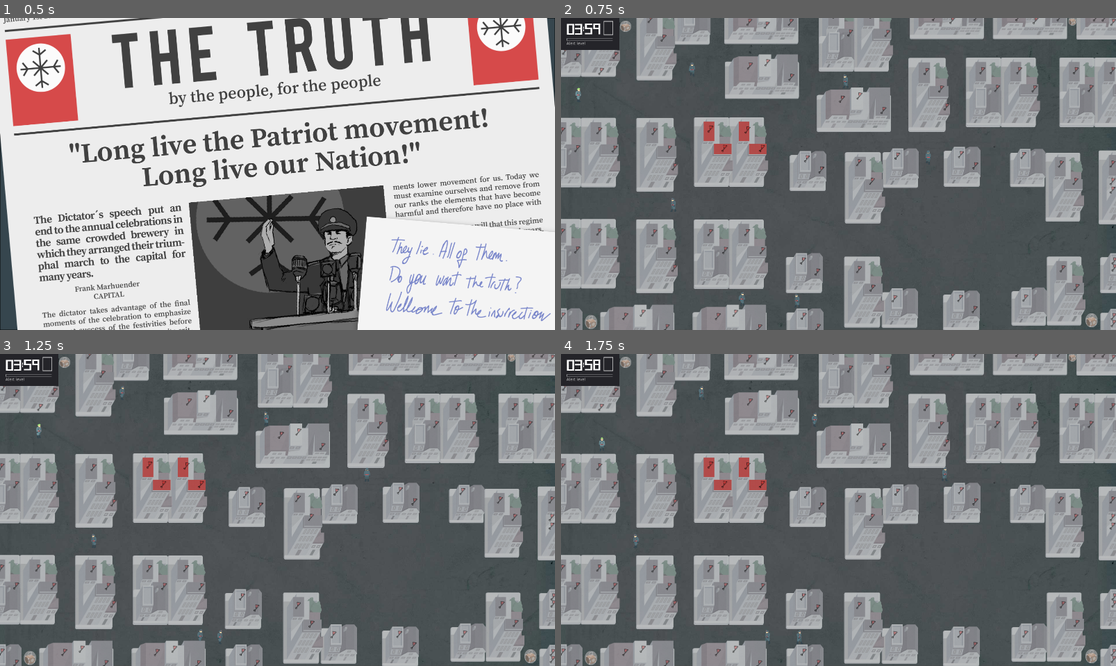
Above: before the commit, frames 1-4 (two rows, left to right).
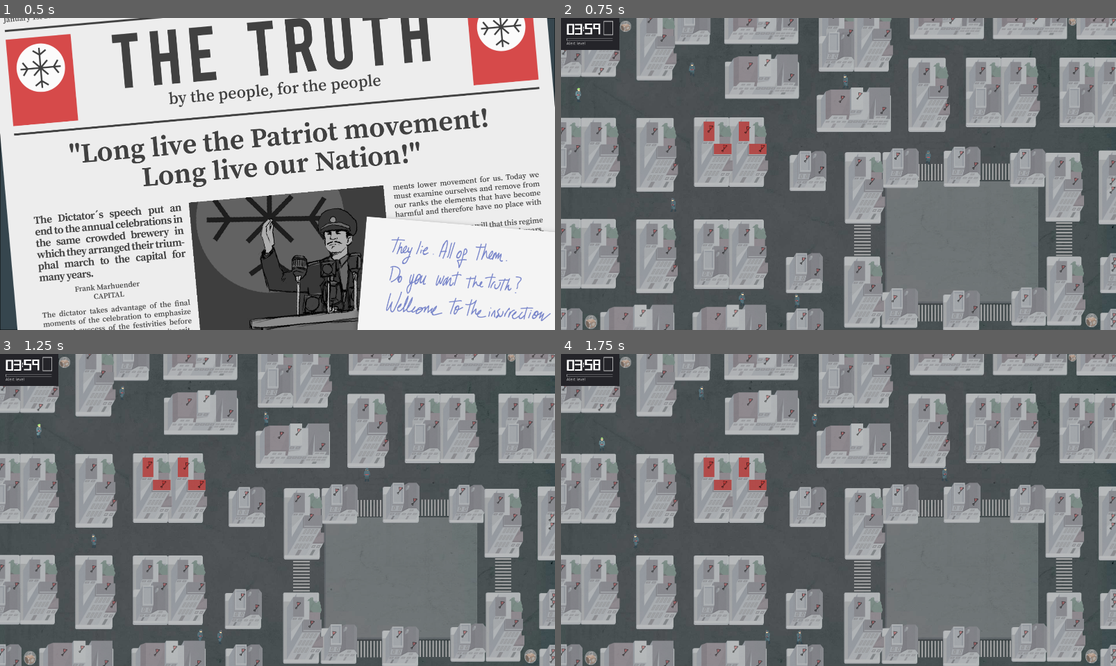
Above: after the commit, the same moments.

Repository: fjfnaranjo/RebelBroadcast
Game: Godot game, scene res://scenes/Game.tscn
The game is run twice, just before and just after one commit, with the same random seed, the same clock (stepped at 60 frames per second) and the same inputs.
Inputs:
- Up to frame 1 (0.5 s): no input
- Up to frame 2 (0.75 s): tap Enter (ui_accept) at 0.5 s; hold Right (ui_right) from 0.53 s (still down); hold Enter (ui_accept) from 0.53 s (still down)
- Up to frame 3 (1.25 s): keep holding Right (ui_right); keep holding Enter (ui_accept)
- Up to frame 4 (1.75 s): release Right (ui_right) at 1.28 s; release Enter (ui_accept) at 1.28 s; hold Down (ui_down) from 1.28 s (still down); tap Space (place_radio) at 1.35 s; tap Enter (ui_accept) at 1.52, 1.55 s

Frame 1 is identical in both runs. In frame 2, 10% of the frame differs, in the area x 52-93%, y 46-98%; in frame 3, 10%; in frame 4, 10%.

Commit message:
First ornaments

Diff:
--- a/scenes/InGame.tscn
+++ b/scenes/InGame.tscn
@@ -1,25 +1,27 @@
-[gd_scene load_steps=23 format=2]
+[gd_scene load_steps=25 format=2]
 
 [ext_resource path="res://scenes/InGame.gd" type="Script" id=1]
-[ext_resource path="res://resources/images/bglevel1.png" type="Texture" id=2]
-[ext_resource path="res://scenes/Building1x1.tscn" type="PackedScene" id=3]
-[ext_resource path="res://scenes/Building1x2.tscn" type="PackedScene" id=4]
-[ext_resource path="res://scenes/Building2x2.tscn" type="PackedScene" id=5]
-[ext_resource path="res://scenes/Building2x1.tscn" type="PackedScene" id=6]
-[ext_resource path="res://scenes/Building2x2-dl.tscn" type="PackedScene" id=7]
-[ext_resource path="res://scenes/Building2x2-dr.tscn" type="PackedScene" id=8]
-[ext_resource path="res://scenes/Building2x2-tl.tscn" type="PackedScene" id=9]
-[ext_resource path="res://scenes/Building2x2-tr.tscn" type="PackedScene" id=10]
-[ext_resource path="res://scenes/Building2x2-s1.tscn" type="PackedScene" id=11]
-[ext_resource path="res://scenes/RebelGuy.tscn" type="PackedScene" id=12]
-[ext_resource path="res://scenes/Badguy.tscn" type="PackedScene" id=13]
-[ext_resource path="res://scenes/RadioPickUpArea.tscn" type="PackedScene" id=14]
-[ext_resource path="res://resources/images/no-radio-icon.png" type="Texture" id=15]
-[ext_resource path="res://resources/images/radio-icon.png" type="Texture" id=16]
-[ext_resource path="res://scenes/DangerBar.tscn" type="PackedScene" id=17]
-[ext_resource path="res://scenes/Timer.tscn" type="PackedScene" id=18]
-[ext_resource path="res://scenes/BroadcastMessage.gd" type="Script" id=19]
-[ext_resource path="res://scenes/RoutePoint.tscn" type="PackedScene" id=20]
+[ext_resource path="res://scenes/Building1x1.tscn" type="PackedScene" id=2]
+[ext_resource path="res://scenes/Building1x2.tscn" type="PackedScene" id=3]
+[ext_resource path="res://scenes/Building2x2.tscn" type="PackedScene" id=4]
+[ext_resource path="res://scenes/Building2x1.tscn" type="PackedScene" id=5]
+[ext_resource path="res://scenes/Building2x2-dl.tscn" type="PackedScene" id=6]
+[ext_resource path="res://scenes/Building2x2-dr.tscn" type="PackedScene" id=7]
+[ext_resource path="res://scenes/Building2x2-tl.tscn" type="PackedScene" id=8]
+[ext_resource path="res://scenes/Building2x2-tr.tscn" type="PackedScene" id=9]
+[ext_resource path="res://scenes/Building2x2-s1.tscn" type="PackedScene" id=10]
+[ext_resource path="res://scenes/RebelGuy.tscn" type="PackedScene" id=11]
+[ext_resource path="res://scenes/Badguy.tscn" type="PackedScene" id=12]
+[ext_resource path="res://scenes/RadioPickUpArea.tscn" type="PackedScene" id=13]
+[ext_resource path="res://resources/images/bglevel1.png" type="Texture" id=14]
+[ext_resource path="res://resources/images/square.png" type="Texture" id=15]
+[ext_resource path="res://resources/images/zebra1.png" type="Texture" id=16]
+[ext_resource path="res://resources/images/no-radio-icon.png" type="Texture" id=17]
+[ext_resource path="res://resources/images/radio-icon.png" type="Texture" id=18]
+[ext_resource path="res://scenes/DangerBar.tscn" type="PackedScene" id=19]
+[ext_resource path="res://scenes/Timer.tscn" type="PackedScene" id=20]
+[ext_resource path="res://scenes/BroadcastMessage.gd" type="Script" id=21]
+[ext_resource path="res://scenes/RoutePoint.tscn" type="PackedScene" id=22]
 
 [sub_resource type="RectangleShape2D" id=1]
 
@@ -31,24 +33,22 @@
 custom_solver_bias = 0.0
 extents = Vector2( 10, 10 )
 
-[node name="InGame" type="Node"]
+[node name="InGame" type="Node" index="0"]
 
 script = ExtResource( 1 )
 
-[node name="Background" type="Sprite" parent="." index="0"]
-
-position = Vector2( 960, 539 )
-texture = ExtResource( 2 )
-
-[node name="Perspective" type="Node2D" parent="." index="1"]
+[node name="Perspective" type="Node2D" parent="." index="0"]
 
 [node name="Buildings" type="Node" parent="Perspective" index="0"]
 
-[node name="B1" parent="Perspective/Buildings" index="0" instance=ExtResource( 3 )]
+editor/display_folded = true
+
+[node name="B1" parent="Perspective/Buildings" index="0" instance=ExtResource( 2 )]
 
 position = Vector2( 1386.51, 520.002 )
-
-[node name="B2" parent="Perspective/Buildings" index="1" instance=ExtResource( 3 )]
+_sections_unfolded = [ "Z Index" ]
+
+[node name="B2" parent="Perspective/Buildings" index="1" instance=ExtResource( 2 )]
 
 editor/display_folded = true
 position = Vector2( 1928.33, 1080.75 )
@@ -99,28 +99,29 @@
 
 position = Vector2( -25, -70.061 )
 
-[node name="B7" parent="Perspective/Buildings" index="6" instance=ExtResource( 4 )]
+[node name="B7" parent="Perspective/Buildings" index="6" instance=ExtResource( 3 )]
 
 position = Vector2( 326.177, 822.251 )
 
-[node name="B8" parent="Perspective/Buildings" index="7" instance=ExtResource( 4 )]
+[node name="B8" parent="Perspective/Buildings" index="7" instance=ExtResource( 3 )]
 
 position = Vector2( 1267.88, 263.513 )
 
-[node name="B9" parent="Perspective/Buildings" index="8" instance=ExtResource( 5 )]
+[node name="B9" parent="Perspective/Buildings" index="8" instance=ExtResource( 4 )]
 
 position = Vector2( 1015.77, 70.2063 )
 
-[node name="B10" parent="Perspective/Buildings" index="9" instance=ExtResource( 5 )]
+[node name="B10" parent="Perspective/Buildings" index="9" instance=ExtResource( 4 )]
 
 position = Vector2( 1524.4, 262.218 )
 
-[node name="B11" parent="Perspective/Buildings" index="10" instance=ExtResource( 5 )]
+[node name="B11" parent="Perspective/Buildings" index="10" instance=ExtResource( 4 )]
 
 position = Vector2( 1847.96, 262.219 )
 
-[node name="B12" parent="Perspective/Buildings" index="11" instance=ExtResource( 6 )]
-
+[node name="B12" parent="Perspective/Buildings" index="11" instance=ExtResource( 5 )]
+
+editor/display_folded = true
 position = Vector2( 1913.43, 8.02652 )
 
 [node name="Flag" parent="Perspective/Buildings/B12/Flags" index="0"]
@@ -270,73 +271,136 @@
 position = Vector2( 5, 105 )
 _sections_unfolded = [ "Transform" ]
 
-[node name="Building 11" parent="Perspective/Buildings" index="32" instance=ExtResource( 11 )]
+[node name="Building 11" parent="Perspective/Buildings" index="32" instance=ExtResource( 10 )]
 
 position = Vector2( 582.894, 469.322 )
 
-[node name="RebelGuy" parent="Perspective" index="1" instance=ExtResource( 12 )]
+[node name="RebelGuy" parent="Perspective" index="1" instance=ExtResource( 11 )]
 
 position = Vector2( 29.2346, 266.702 )
 
-[node name="Badguy" parent="Perspective" index="2" instance=ExtResource( 13 )]
+[node name="Badguy" parent="Perspective" index="2" instance=ExtResource( 12 )]
 
 position = Vector2( 847.407, 978.256 )
 _route = [ "RG1/RP1", "RG1/RP2", "RG1/RP3", "RG1/RP4", "RG1/RP5", "RG1/RP6", "RG1/RP2" ]
 
-[node name="Badguy 2" parent="Perspective" index="3" instance=ExtResource( 13 )]
+[node name="Badguy 2" parent="Perspective" index="3" instance=ExtResource( 12 )]
 
 position = Vector2( 596.122, 971.258 )
 collision_layer = 2
 collision_mask = 2
 _route = [ "RG1/RP1", "RG1/RP7", "RG1/RP8", "RG1/RP9", "RG1/RP10" ]
 
-[node name="Badguy 3" parent="Perspective" index="4" instance=ExtResource( 13 )]
+[node name="Badguy 3" parent="Perspective" index="4" instance=ExtResource( 12 )]
 
 position = Vector2( 1015.09, 217.643 )
 collision_layer = 4
 collision_mask = 4
 _route = [ "RG1/RP11", "RG1/RP12", "RG1/RP13", "RG1/RP14", "RG1/RP15", "RG1/RP14", "RG1/RP13", "RG1/RP12" ]
 
-[node name="Badguy 4" parent="Perspective" index="5" instance=ExtResource( 13 )]
+[node name="Badguy 4" parent="Perspective" index="5" instance=ExtResource( 12 )]
 
 position = Vector2( 472.325, 202.091 )
 collision_layer = 8
 collision_mask = 8
 _route = [ "RG1/RP18", "RG1/RP17", "RG1/RP16", "RG1/RP21", "RG1/RP20", "RG1/RP19", "RG1/RP21", "RG1/RP16" ]
 
-[node name="Badguy 5" parent="Perspective" index="6" instance=ExtResource( 13 )]
+[node name="Badguy 5" parent="Perspective" index="6" instance=ExtResource( 12 )]
 
 position = Vector2( 419.216, 647.062 )
 collision_layer = 16
 collision_mask = 16
 _route = [ "RG1/RP23", "RG1/RP22", "RG1/RP24", "RG1/RP22" ]
 
-[node name="Badguy 6" parent="Perspective" index="7" instance=ExtResource( 13 )]
+[node name="Badguy 6" parent="Perspective" index="7" instance=ExtResource( 12 )]
 
 position = Vector2( 1271.34, 513.041 )
 collision_layer = 32
 collision_mask = 32
 _route = [ "RG1/RP25", "RG1/RP26", "RG1/RP27", "RG1/RP28" ]
 
-[node name="RadioPickUpArea 2" parent="Perspective" index="8" instance=ExtResource( 14 )]
+[node name="RadioPickUpArea 2" parent="Perspective" index="8" instance=ExtResource( 13 )]
 
 position = Vector2( 1835.18, 1046.88 )
 scale = Vector2( 1.28071, 1.48432 )
 
-[node name="RadioPickUpArea 2 2" parent="Perspective" index="9" instance=ExtResource( 14 )]
+[node name="RadioPickUpArea 2 2" parent="Perspective" index="9" instance=ExtResource( 13 )]
 
 position = Vector2( 103.401, 1052.6 )
 scale = Vector2( 1.28071, 1.48432 )
 
-[node name="RadioPickUpArea 3" parent="Perspective" index="10" instance=ExtResource( 14 )]
+[node name="RadioPickUpArea 3" parent="Perspective" index="10" instance=ExtResource( 13 )]
 
 position = Vector2( 223.169, 28.9266 )
 scale = Vector2( 1.19295, 1.16348 )
 
-[node name="RadioPickUpArea" parent="Perspective" index="11" instance=ExtResource( 14 )]
+[node name="RadioPickUpArea" parent="Perspective" index="11" instance=ExtResource( 13 )]
 
 position = Vector2( 1769.2, 10.1737 )
 scale = Vector2( 0.859353, 1.00015 )
+
+[node name="Ornaments" type="Node" parent="." index="1"]
+
+[node name="Background" type="Sprite" parent="Ornaments" index="0"]
+
+position = Vector2( 960, 539 )
+z_index = -5
+texture = ExtResource( 14 )
+_sections_unfolded = [ "Z Index" ]
+
+[node name="SquareFloor" type="Sprite" parent="Ornaments" index="1"]
+
+position = Vector2( 1386.24, 778.575 )
+z_index = -4
+texture = ExtResource( 15 )
+_sections_unfolded = [ "Z Index" ]
+
+[node name="Zebras" type="Node" parent="Ornaments" index="2"]
+
+[node name="Zebra1" type="Sprite" parent="Ornaments/Zebras" index="0"]
+
+position = Vector2( 1042.08, 774.865 )
+z_index = -1
+texture = ExtResource( 16 )
+_sections_unfolded = [ "Material", "Offset", "Transform", "Visibility", "Z Index" ]
+
+[node name="Zebra2" type="Sprite" parent="Ornaments/Zebras" index="1"]
+
+position = Vector2( 1740.34, 765.707 )
+texture = ExtResource( 16 )
+_sections_unfolded = [ "Material", "Transform", "Visibility", "Z Index" ]
+
+[node name="Zebra3" type="Sprite" parent="Ornaments/Zebras" index="2"]
+
+position = Vector2( 1271.48, 533.235 )
+rotation = 1.5708
+z_index = -1
+texture = ExtResource( 16 )
+_sections_unfolded = [ "Material", "Transform", "Visibility", "Z Index" ]
+
+[node name="Zebra4" type="Sprite" parent="Ornaments/Zebras" index="3"]
+
+position = Vector2( 1493.3, 531.915 )
+rotation = 1.5708
+z_index = -1
+texture = ExtResource( 16 )
+_sections_unfolded = [ "Material", "Transform", "Visibility", "Z Index" ]
+
+[node name="Zebra5" type="Sprite" parent="Ornaments/Zebras" index="4"]
+
+position = Vector2( 1498.14, 1020.02 )
+rotation = 1.5708
+z_index = -1
+texture = ExtResource( 16 )
+_sections_unfolded = [ "Material", "Transform", "Visibility", "Z Index" ]
+
+[node name="Zebra6" type="Sprite" parent="Ornaments/Zebras" index="5"]
+
+position = Vector2( 1260.47, 1020.9 )
+rotation = 1.5708
+z_index = -1
+texture = ExtResource( 16 )
+_sections_unfolded = [ "Material", "Transform", "Visibility", "Z Index" ]
 
 [node name="Interface" type="CanvasLayer" parent="." index="2"]
 
@@ -447,9 +511,11 @@
 scroll_following = false
 selection_enabled = false
 override_selected_font_color = false
-script = ExtResource( 19 )
+script = ExtResource( 21 )
 
 [node name="Limits" type="Node" parent="." index="3"]
+
+editor/display_folded = true
 
 [node name="StaticBody2D" type="StaticBody2D" parent="Limits" index="0"]
 
@@ -488,7 +554,6 @@
 
 [node name="StaticBody2D 2" type="StaticBody2D" parent="Limits" index="2"]
 
-editor/display_folded = true
 position = Vector2( 468.997, 446.898 )
 input_pickable = false
 collision_layer = 1
Binary file added: resources/images/square.png
Not shown, added: resources/images/square.png.import
Not shown: 8 places in scenes/InGame.tscn that only renumber resources
